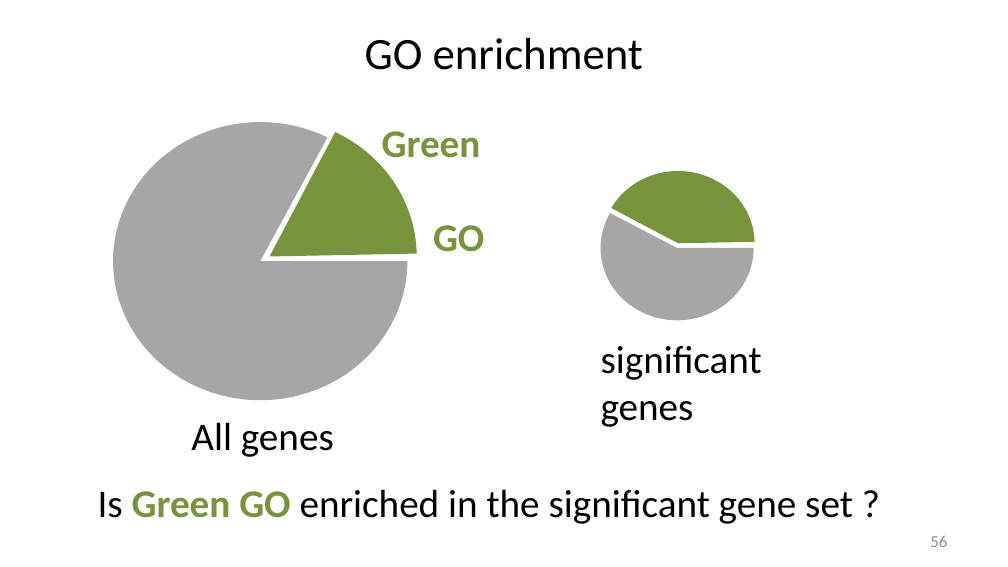
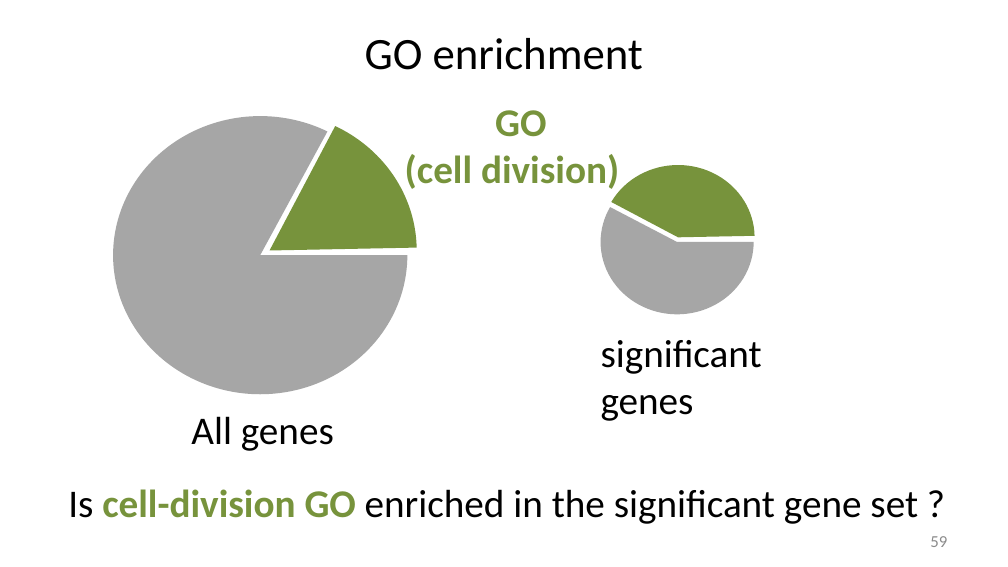
Before and after one commit to liu3zhenlab/teaching, a slide deck: slide 59 of RNA-Seq-Workshop/2026/lectures/IGF26_RNA-seq.pptx (slide 56 before the commit). Drawn at 1008x567 pixels with LibreOffice and Linux fonts; fonts in the diff are those of the drawing. Boxes give left, top, right and bottom in pixels: in the first picture for what was removed or moved away, otherwise in the second. Text is boxed around its words. In the diff, an @@ line names an element or a change of style, - is before the commit and + after.

```diff
--- a/RNA-Seq-Workshop/2026/lectures/IGF26_RNA-seq.pptx
+++ b/RNA-Seq-Workshop/2026/lectures/IGF26_RNA-seq.pptx
@@ text "GO": place and size @@
-text "GO" at bbox=[382, 131, 484, 252]
+text "GO" at bbox=[405, 110, 619, 193]
@@ text at bbox=[495, 110, 546, 137]: alignment right to centre @@
@@ text at bbox=[382, 131, 481, 158]: paragraph removed @@
-Green
@@ text at bbox=[405, 154, 619, 193]: paragraph added @@
+(cell division)
@@ 4 pie slice (boxed as its full ellipse)s, 2 texts: place and size @@
-4 pie slice (boxed as its full ellipse)s, 2 texts at bbox=[113, 117, 762, 457]
+4 pie slice (boxed as its full ellipse)s, 2 texts at bbox=[113, 112, 762, 451]
@@ text at bbox=[68, 489, 918, 524]: text changed @@
-Is Green GO enriched in the significant gene set ?
+Is cell-division GO enriched in the significant gene set ?
@@ page number at bbox=[930, 536, 947, 547]: text changed @@
-56
+59
```
Also in this commit, not shown: 8 other slides changed, 4 slides added.
